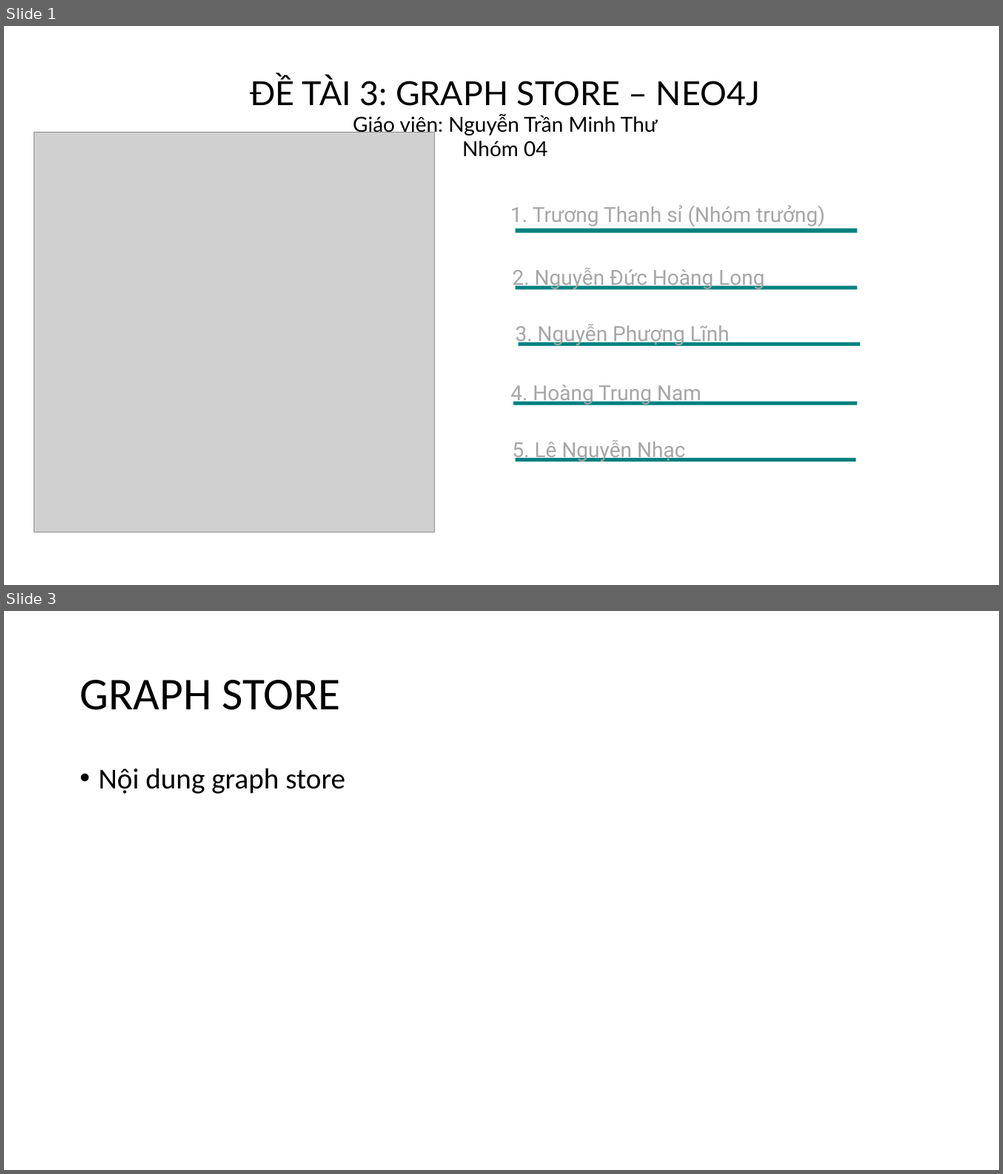
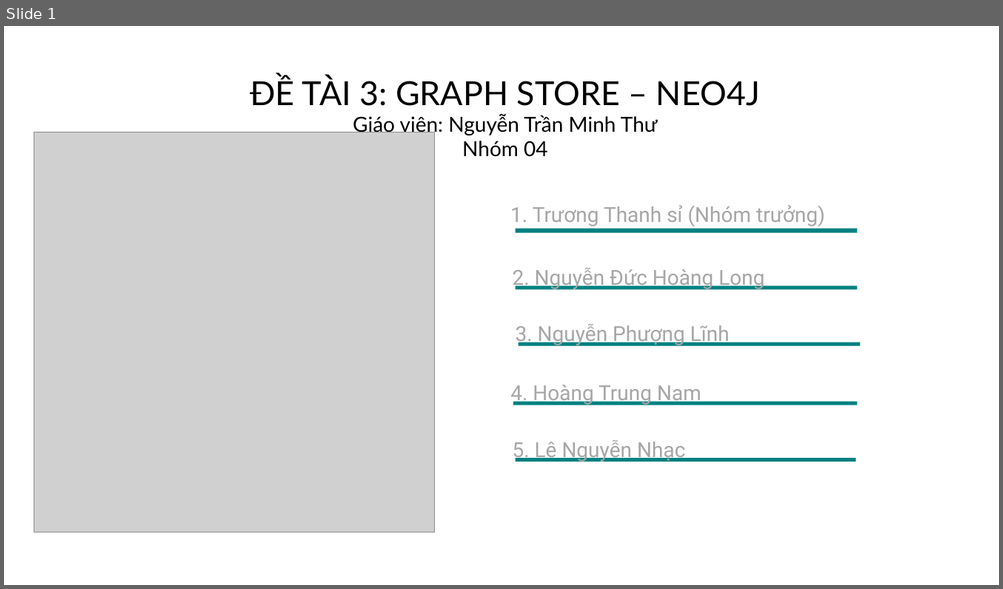
Before and after one commit to NguyenDucHoangLong/Group_4_HTTTHD, a slide deck: Document/Seminar/Slide/Slide_Nhóm 4.pptx. Shown one above the other, each under a label of ours: slides 1 and 3 before the commit, slide 1 after it; the slides between them are not shown. The pictures are 1003x1174 and 1003x589 pixels, drawn with LibreOffice and Linux fonts; fonts in the diff are those of the drawing; grey boxes stand for pictures. Boxes give left, top, right and bottom in pixels: in the first picture for what was removed or moved away, otherwise in the second. Text is boxed around its words. In the diff, an @@ line names an element or a change of style, - is before the commit and + after.

Commit message:
graph store chưa xong

```diff
--- a/Document/Seminar/Slide/Slide_Nhóm 4.pptx
+++ b/Document/Seminar/Slide/Slide_Nhóm 4.pptx
@@ slide 3 removed at (4,611,999,1170), background #FFFFFF @@
@@ title removed at (79,680,340,710) @@
-GRAPH STORE
@@ text removed at (99,768,345,794) @@
-• Nội dung graph store
```
Also in this commit, not shown: 1 slide changed, 9 slides added.
